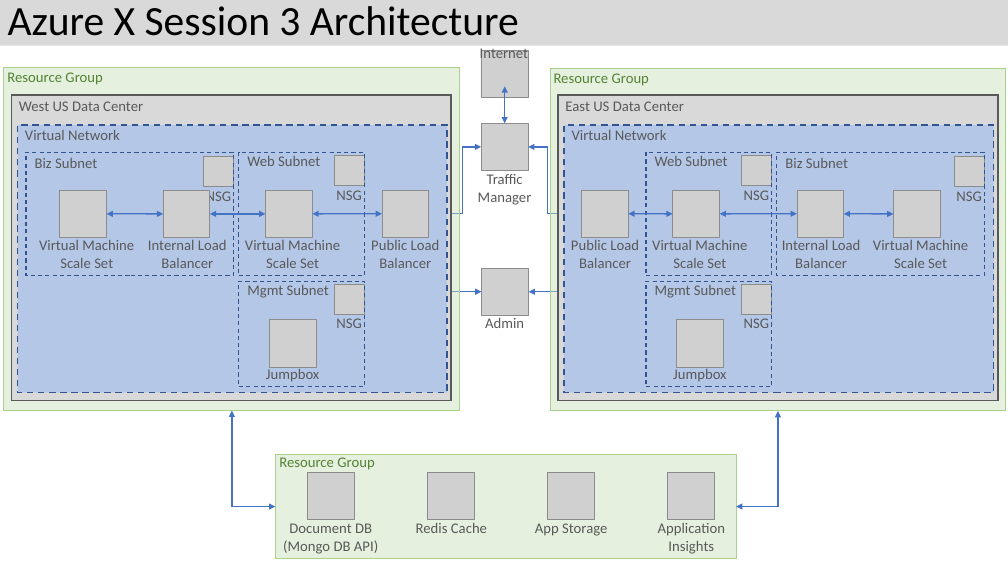
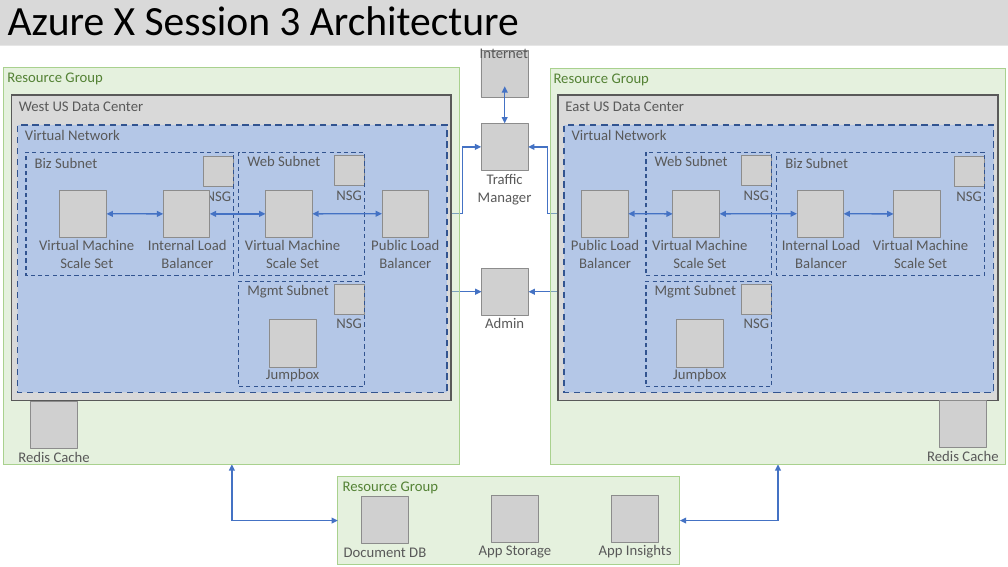
Before and after one commit to Azure/CityPower-Build-Sample, a slide deck: slide 2 of setup/AzureX.pptx. Drawn at 1008x567 pixels with LibreOffice and Linux fonts; fonts in the diff are those of the drawing; grey boxes stand for pictures. Boxes give left, top, right and bottom in pixels: in the first picture for what was removed or moved away, otherwise in the second. Text is boxed around its words. In the diff, an @@ line names an element or a change of style, - is before the commit and + after.

Commit message:
Move redis cache back into region deloyments.

```diff
--- a/setup/AzureX.pptx
+++ b/setup/AzureX.pptx
@@ rectangle: place and size @@
-rectangle at [4, 68, 460, 411]
+rectangle at [4, 68, 460, 465]
@@ rectangle: place and size @@
-rectangle at [551, 68, 1006, 411]
+rectangle at [551, 68, 1006, 464]
@@ picture: place and size @@
-picture at [428, 473, 475, 520]
+picture at [30, 402, 77, 448]
@@ picture added at [939, 401, 986, 448] @@
@@ text "Redis Cache": place and size @@
-text "Redis Cache" at [416, 523, 487, 533]
+text "Redis Cache" at [18, 452, 90, 465]
@@ elbow double arrow moved from (232, 411) - (275, 507) to (232, 464) - (338, 521) @@
@@ text "Resource Group": place and size @@
-text "Resource Group" at [279, 457, 374, 470]
+text "Resource Group" at [343, 481, 438, 494]
@@ rectangle: place and size @@
-rectangle at [275, 454, 737, 558]
+rectangle at [338, 477, 681, 564]
@@ elbow double arrow moved from (778, 411) - (737, 507) to (778, 464) - (680, 521) @@
@@ text added at [927, 451, 998, 465], 14 pt, text #595959 @@
+Redis Cache
@@ picture: place and size @@
-picture at [308, 473, 355, 520]
+picture at [361, 497, 408, 544]
@@ picture: place and size @@
-picture at [547, 473, 594, 520]
+picture at [492, 495, 538, 542]
@@ picture: place and size @@
-picture at [668, 473, 715, 520]
+picture at [612, 495, 659, 542]
@@ text "Document DB": place and size @@
-text "Document DB" at [283, 523, 378, 554]
+text "Document DB" at [344, 547, 426, 557]
@@ text "App Storage": place and size @@
-text "App Storage" at [535, 523, 607, 536]
+text "App Storage" at [479, 545, 551, 558]
@@ text at [283, 540, 378, 554]: paragraph removed @@
-(Mongo DB API)
@@ text at [599, 545, 672, 558]: text changed @@
-Application Insights
+App Insights
```
